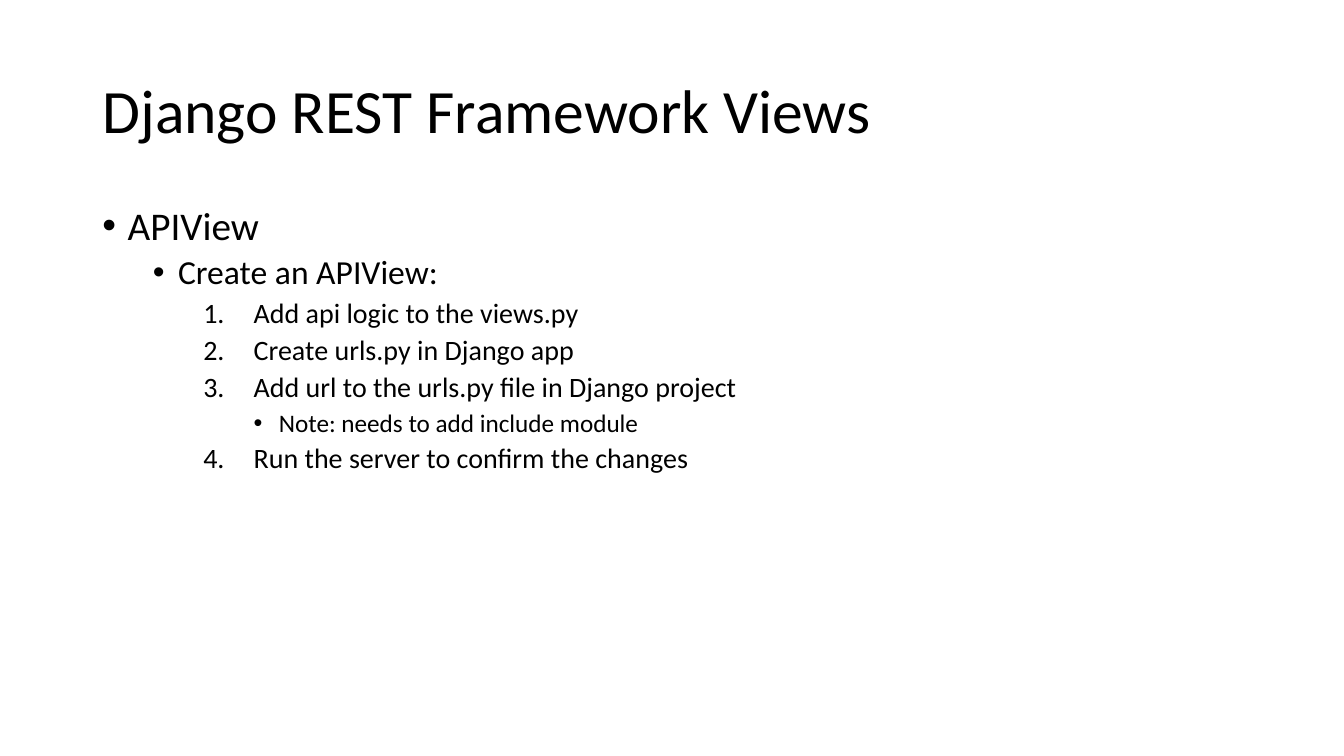
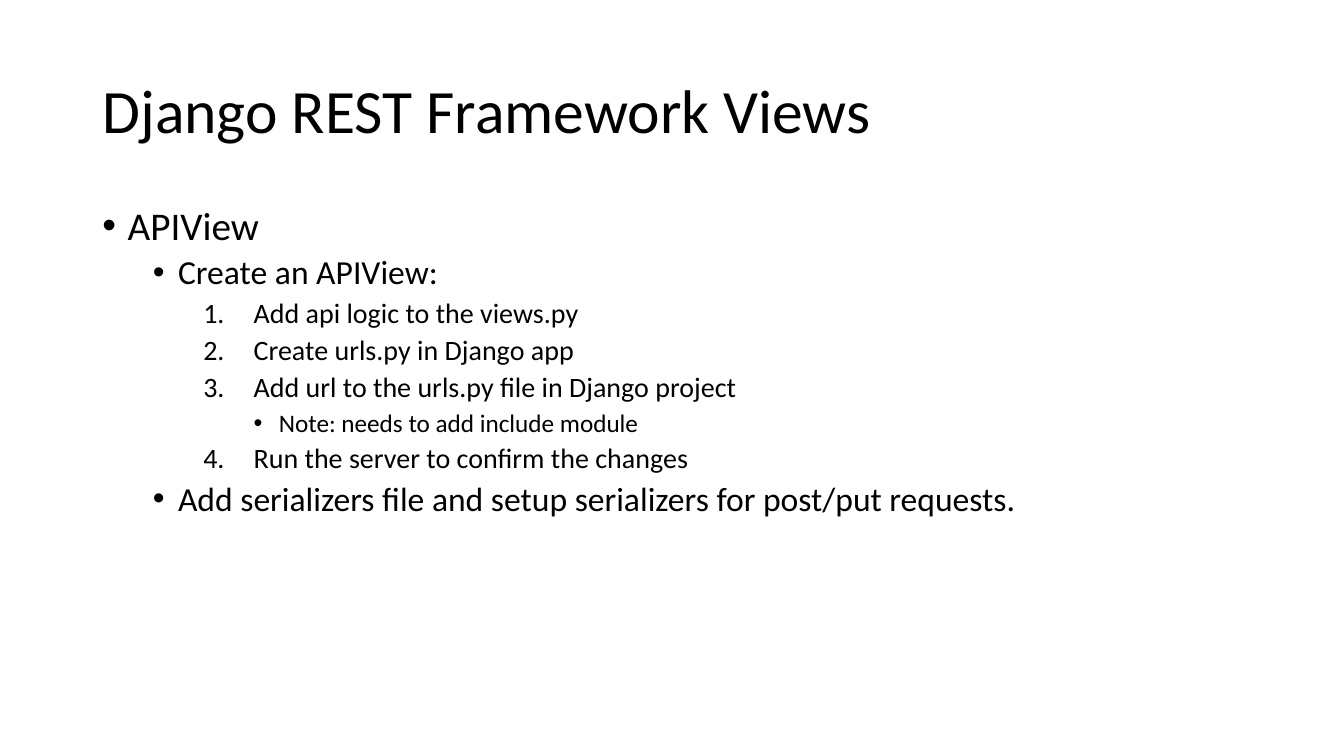
Before and after one commit to Smit24-git/profiles-rest-api, a slide deck: slide 14 of setup.pptx. Drawn at 1344x756 pixels with LibreOffice and Linux fonts; fonts in the diff are those of the drawing. Boxes give left, top, right and bottom in pixels: in the first picture for what was removed or moved away, otherwise in the second. Text is boxed around its words. In the diff, an @@ line names an element or a change of style, - is before the commit and + after.

Commit message:
added hello viewset api

```diff
--- a/setup.pptx
+++ b/setup.pptx
@@ text at (x1=178, y1=487, x2=1015, y2=517): paragraph added @@
+  • Add serializers file and setup serializers for post/put requests.
```
Also in this commit, not shown: 3 slides added, 2 other files.
